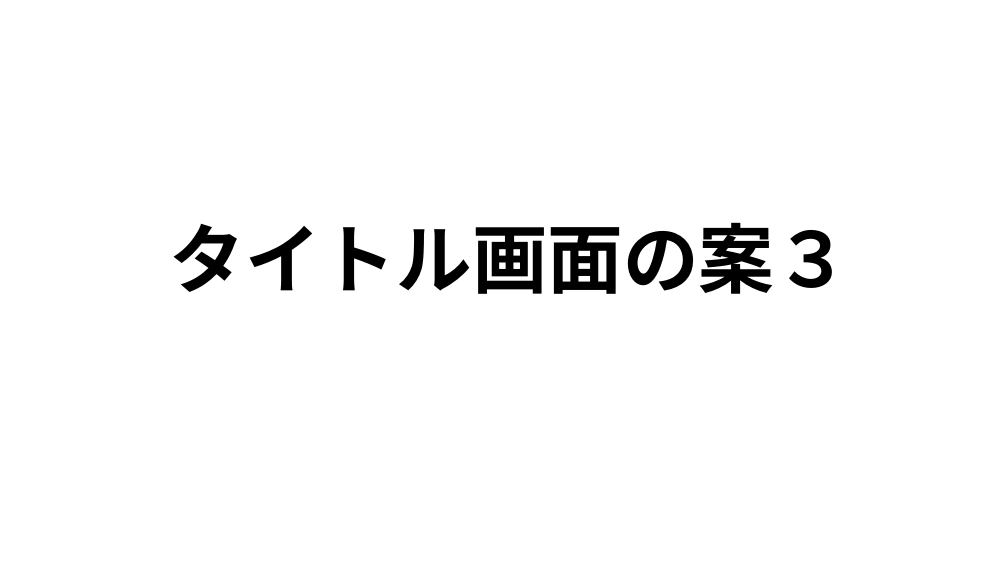
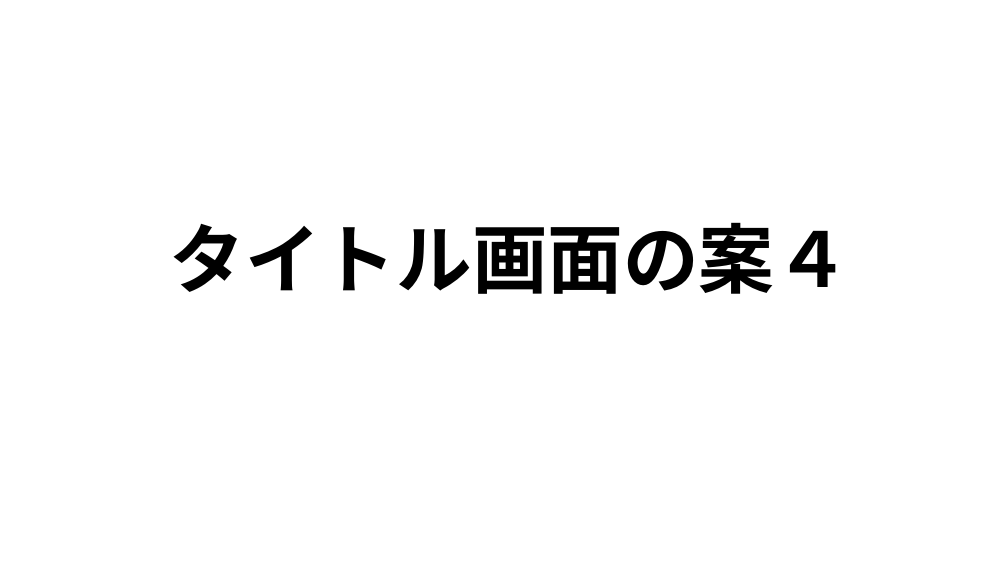
Before and after one commit to MizukiKato0416/sotsugyou_time_kato, a slide deck: slide 27 of 卒業制作_大元タイトル構成.ppsx (slide 25 before the commit). Drawn at 1008x567 pixels with LibreOffice and Linux fonts; fonts in the diff are those of the drawing. Boxes give left, top, right and bottom in pixels: in the first picture for what was removed or moved away, otherwise in the second. Text is boxed around its words. In the diff, an @@ line names an element or a change of style, - is before the commit and + after.

```diff
--- a/卒業制作_大元タイトル構成.ppsx
+++ b/卒業制作_大元タイトル構成.ppsx
@@ title at box(170, 222, 850, 294): text changed @@
-タイトル画面の案３
+タイトル画面の案４
```
Also in this commit, not shown: 1 other slide changed, 2 slides added, 2 other files.
